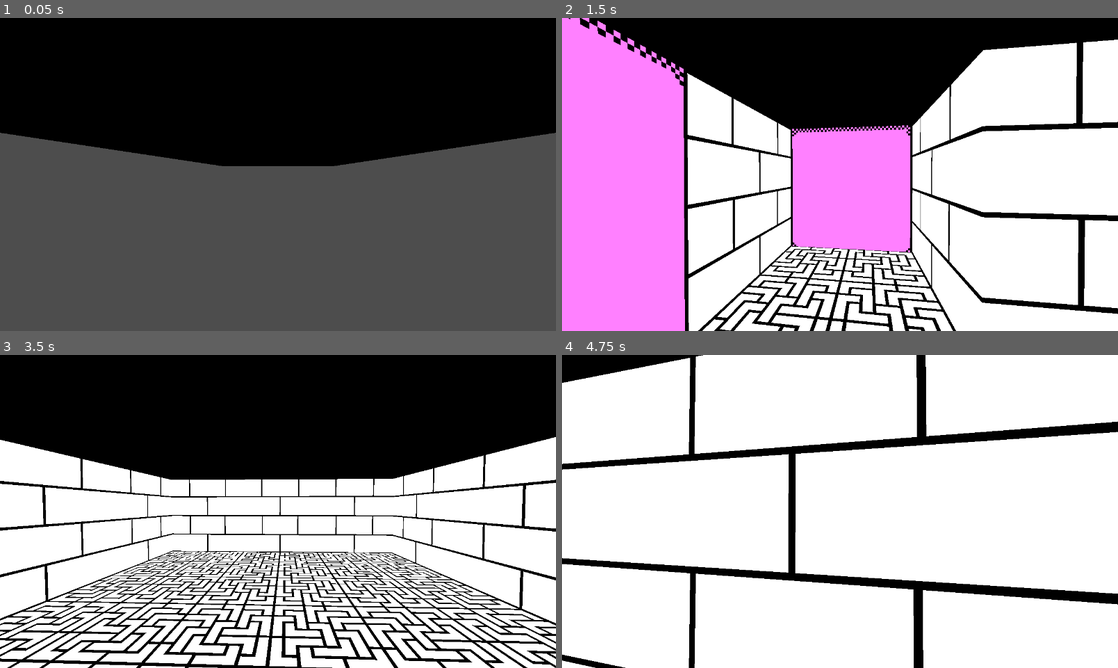
Above: before the commit, frames 1-4 (two rows, left to right).
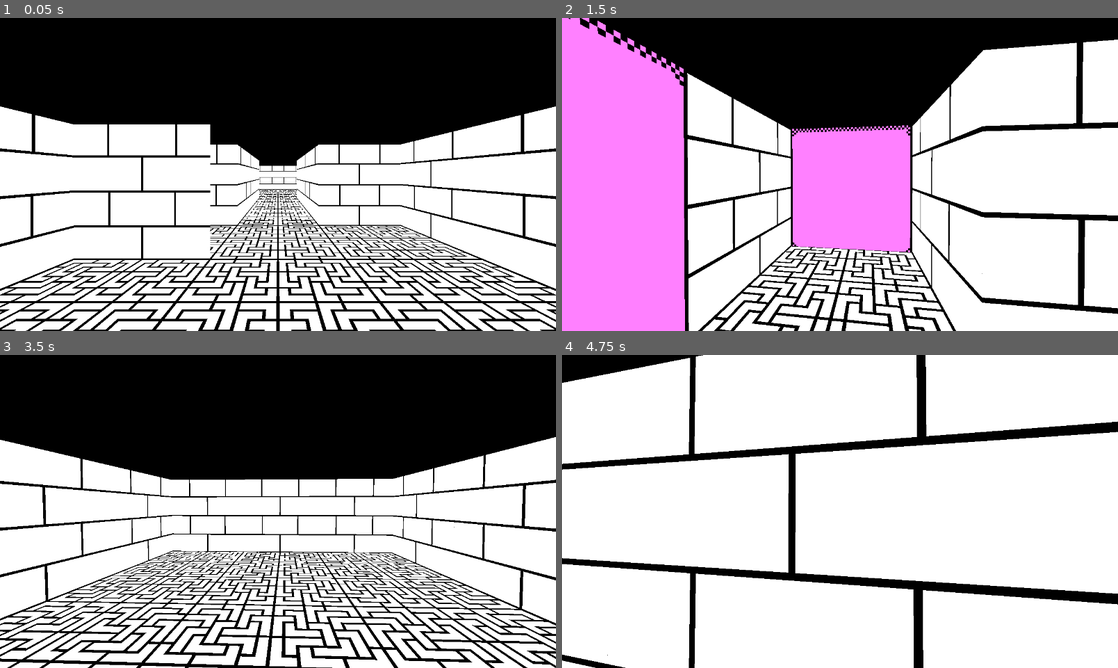
Above: after the commit, the same moments.

Repository: Juksuu/FGJ2026
Game: Godot game, scene res://scenes/juksu_testing.tscn
Two runs of this game, one before a commit and one after it. Both use one fixed random seed, a clock stepped at 60 frames per second and the inputs below.
Inputs (mouse positions are in pixels of both pictures, inside the frame that each line leads up to):
- Up to frame 1 (0.05 s): no input
- Up to frame 2 (1.5 s): tap Enter at 0.5 s; move the mouse to (867, 174) at 0.52 s; hold Mouse wheel down (inv_next) 0.53-1.28 s; hold W (move_forward) from 0.53 s (still down); move the mouse to (812, 174) at 1.27 s; tap Q (inv_previous) at 1.35 s
- Up to frame 3 (3.5 s): keep holding W (move_forward); move the mouse to (289, 505) at 2.02 s; hold Mouse wheel down (inv_next) 2.03-2.78 s; move the mouse to (272, 517) at 2.77 s; tap Q (inv_previous) at 2.85 s
- Up to frame 4 (4.75 s): keep holding W (move_forward); move the mouse to (878, 514) at 3.52 s; hold Mouse wheel down (inv_next) 3.53-4.28 s; move the mouse to (795, 508) at 4.27 s; tap Q (inv_previous) at 4.35 s

The runs differ from the first frame. In frame 1, 62% of the frame differs, in the area x 0-100%, y 28-100%; in frame 2, less than 0.1%; in frame 3, less than 0.1%; in frame 4, less than 0.1%.

Commit message:
Optim :D

Diff:
--- a/prefabs/room/floor.tscn
+++ b/prefabs/room/floor.tscn
@@ -1,27 +1,11 @@
 [gd_scene format=3 uid="uid://cpivkomlk1oxk"]
 
-[ext_resource type="Shader" uid="uid://cjchyawmwqqfa" path="res://shaders/global_color.gdshader" id="2_xlmwf"]
 [ext_resource type="Texture2D" uid="uid://dpmx5f1xc2rn0" path="res://assets/spritesheets/basetiles.png" id="3_m6e1n"]
-
-[sub_resource type="ViewportTexture" id="ViewportTexture_k2pve"]
-viewport_path = NodePath("SubViewport")
-
-[sub_resource type="ShaderMaterial" id="ShaderMaterial_yol3i"]
-shader = ExtResource("2_xlmwf")
 
 [node name="Floor" type="Sprite3D" unique_id=901255938]
 pixel_size = 0.02
 axis = 1
 texture_filter = 0
-texture = SubResource("ViewportTexture_k2pve")
-
-[node name="SubViewport" type="SubViewport" parent="." unique_id=1223582698]
-transparent_bg = true
-size = Vector2i(128, 128)
-
-[node name="FloorSprite" type="Sprite2D" parent="SubViewport" unique_id=352467428]
-material = SubResource("ShaderMaterial_yol3i")
 texture = ExtResource("3_m6e1n")
-offset = Vector2(64, 64)
 region_enabled = true
 region_rect = Rect2(128, 0, 128, 128)
--- a/prefabs/room/room.tscn
+++ b/prefabs/room/room.tscn
@@ -2,10 +2,6 @@
 
 [ext_resource type="Script" uid="uid://iqymun3fw7x0" path="res://scripts/room.gd" id="1_62glj"]
 [ext_resource type="Texture2D" uid="uid://dpmx5f1xc2rn0" path="res://assets/spritesheets/basetiles.png" id="1_vmxit"]
-[ext_resource type="PackedScene" uid="uid://cpivkomlk1oxk" path="res://prefabs/room/floor.tscn" id="3_sk5ro"]
-
-[sub_resource type="ViewportTexture" id="ViewportTexture_y4ddq"]
-viewport_path = NodePath("SubViewport")
 
 [node name="Room" type="Node3D" unique_id=1291459412]
 script = ExtResource("1_62glj")
@@ -18,5 +14,10 @@
 region_enabled = true
 region_rect = Rect2(256, 0, 128, 128)
 
-[node name="Floor" parent="." unique_id=901255938 instance=ExtResource("3_sk5ro")]
-texture = SubResource("ViewportTexture_y4ddq")
+[node name="Floor" type="Sprite3D" parent="." unique_id=767446981]
+pixel_size = 0.02
+axis = 1
+texture_filter = 0
+texture = ExtResource("1_vmxit")
+region_enabled = true
+region_rect = Rect2(128, 0, 128, 128)
--- a/prefabs/room/wall.tscn
+++ b/prefabs/room/wall.tscn
@@ -1,34 +1,18 @@
 [gd_scene format=3 uid="uid://des7gualfwind"]
 
-[ext_resource type="Shader" uid="uid://cjchyawmwqqfa" path="res://shaders/global_color.gdshader" id="1_7s1op"]
 [ext_resource type="Texture2D" uid="uid://dpmx5f1xc2rn0" path="res://assets/spritesheets/basetiles.png" id="1_iipex"]
-
-[sub_resource type="ViewportTexture" id="ViewportTexture_iipex"]
-viewport_path = NodePath("SubViewport")
 
 [sub_resource type="BoxShape3D" id="BoxShape3D_7s1op"]
 size = Vector3(2.56, 2.56, 0.05)
 
-[sub_resource type="ShaderMaterial" id="ShaderMaterial_jpxvr"]
-shader = ExtResource("1_7s1op")
-
 [node name="Wall" type="Sprite3D" unique_id=1738103451]
 pixel_size = 0.02
 texture_filter = 0
-texture = SubResource("ViewportTexture_iipex")
+texture = ExtResource("1_iipex")
+region_enabled = true
 region_rect = Rect2(0, 0, 128, 128)
 
 [node name="StaticBody3D" type="StaticBody3D" parent="." unique_id=506585075]
 
 [node name="CollisionShape3D" type="CollisionShape3D" parent="StaticBody3D" unique_id=1387342271]
 shape = SubResource("BoxShape3D_7s1op")
-
-[node name="SubViewport" type="SubViewport" parent="." unique_id=859909957]
-size = Vector2i(128, 128)
-
-[node name="WallSprite" type="Sprite2D" parent="SubViewport" unique_id=671517031]
-material = SubResource("ShaderMaterial_jpxvr")
-texture = ExtResource("1_iipex")
-offset = Vector2(64, 64)
-region_enabled = true
-region_rect = Rect2(0, 0, 128, 128)
--- a/scenes/juksu_testing.tscn
+++ b/scenes/juksu_testing.tscn
@@ -1,11 +1,16 @@
 [gd_scene format=3 uid="uid://bu833k08t4urj"]
 
+[ext_resource type="Shader" uid="uid://cjchyawmwqqfa" path="res://shaders/global_color.gdshader" id="1_18pk7"]
 [ext_resource type="PackedScene" uid="uid://cc6w6vmqoo71r" path="res://prefabs/player.tscn" id="1_mmtsk"]
 [ext_resource type="Script" uid="uid://cck4weihg37p6" path="res://scripts/mapGenerator.gd" id="1_uh5tw"]
+
+[sub_resource type="ShaderMaterial" id="ShaderMaterial_jk4pt"]
+shader = ExtResource("1_18pk7")
 
 [node name="Node3D" type="Node" unique_id=1371376071]
 
 [node name="SubViewportContainer" type="SubViewportContainer" parent="." unique_id=390908242]
+material = SubResource("ShaderMaterial_jk4pt")
 anchors_preset = 15
 anchor_right = 1.0
 anchor_bottom = 1.0
--- a/shaders/global_color.gdshader
+++ b/shaders/global_color.gdshader
@@ -9,7 +9,7 @@
 void fragment() {
 	vec4 c = texture(TEXTURE, UV);
 
-	float is_white = float(int(c.r) & int(c.g) & int(c.b) & int(c.a));
+	float is_white = float(all(equal(c, vec4(1))));
 	vec4 applied_color = mix(c, mask_color, is_white);
 
 	COLOR = applied_color;
--- a/shaders/pickup.gdshader
+++ b/shaders/pickup.gdshader
@@ -11,12 +11,12 @@
 void fragment() {
 	vec4 c = texture(TEXTURE, UV);
 
-	float mask_is_white = float(int(c.r) & int(c.g) & int(c.b) & int(c.a));
+	float is_white = float(all(equal(c, vec4(1))));
 
 	vec4 combined_color = color + mask_color;
 	combined_color.rgb /= max3(combined_color);
 
-	vec4 applied_color = mix(c, combined_color, mask_is_white);
+	vec4 applied_color = mix(c, combined_color, is_white);
 
 	COLOR = applied_color;
 }
